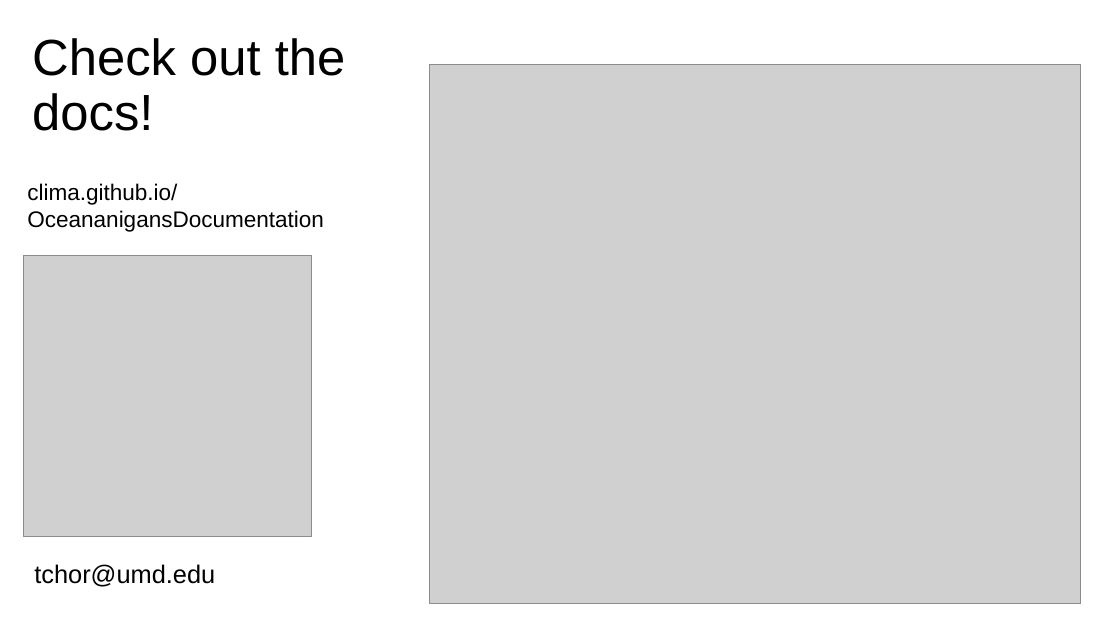
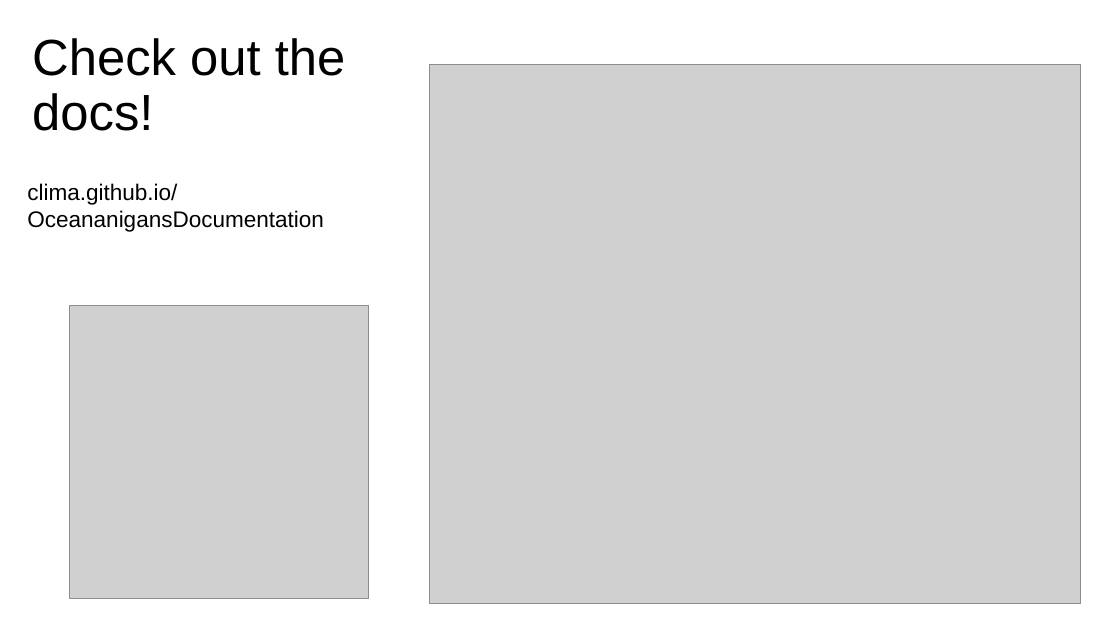
Before and after one commit to tomchor/oceananigans_tutorial_20260618, a slide deck: slide 16 of intro_Oceananigans_cicese_2026.odp. Drawn at 1120x630 pixels with LibreOffice and Linux fonts; fonts in the diff are those of the drawing; grey boxes stand for pictures. Boxes give left, top, right and bottom in pixels: in the first picture for what was removed or moved away, otherwise in the second. Text is boxed around its words. In the diff, an @@ line names an element or a change of style, - is before the commit and + after.

```diff
--- a/intro_Oceananigans_cicese_2026.odp
+++ b/intro_Oceananigans_cicese_2026.odp
@@ picture: place and size @@
-picture at bbox=[24, 255, 312, 537]
+picture at bbox=[69, 305, 369, 598]
@@ text removed at bbox=[34, 564, 215, 587] @@
-tchor@umd.edu
```
Also in this commit, not shown: 3 other slides changed, 1 slide added, 2 slides removed.
